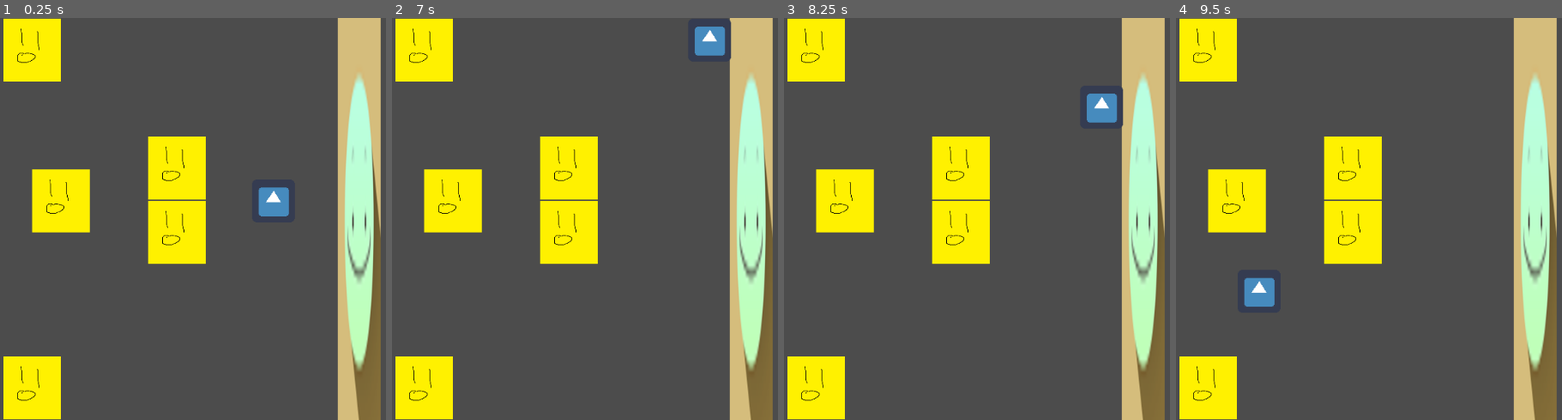
Above: before the commit, frames 1-4 (left to right).
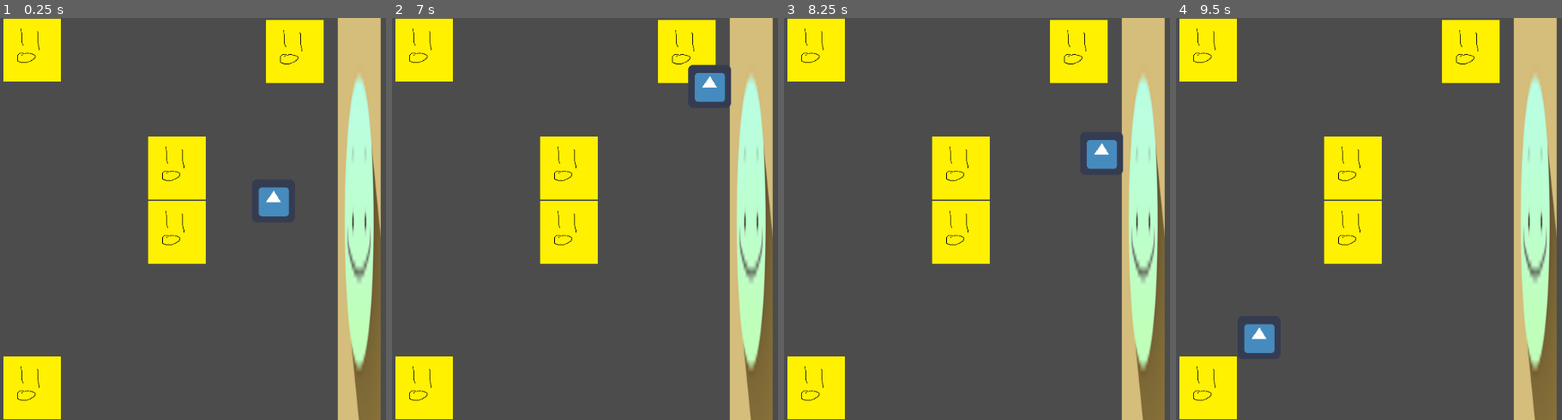
Above: after the commit, the same moments.

Repository: Lucianono/DinerWithMonster
Game: Godot game, scene res://on-site.tscn
Same seed, same stepped clock (60 frames per second), same inputs: the game is played once before the commit and once after it. The engine's default icon, where the game draws it, is replaced by a stand-in: a white triangle on a blue panel in a dark square.
Inputs (mouse positions are in pixels of both pictures, inside the frame that each line leads up to):
- Up to frame 1 (0.25 s): no input
- Up to frame 2 (7 s): tap Enter at 0.5, 2.75, 5 s; move the mouse to (outside the picture) at 0.52 s; hold Right (ui_right) 0.53-1.28 s; click (outside the picture) at 0.67 s; tap Space at 1.25, 4.25, 5.75 s; move the mouse to (596, 239) at 1.27 s; hold Down (ui_down) 1.28-2.03 s; move the mouse to (outside the picture) at 2.02 s; hold Right (ui_right) 2.03-2.78 s; move the mouse to (700, 299) at 2.77 s; hold Up (ui_up) 2.78-3.53 s; click (700, 299) at 2.92 s; move the mouse to (outside the picture) at 3.52 s; hold Left (ui_left) 3.53-5.03 s; move the mouse to (530, 158) at 4.27 s; move the mouse to (770, 219) at 5.02 s; hold Down (ui_down) 5.03-5.78 s; click (770, 219) at 5.17 s; move the mouse to (631, 118) at 5.77 s; hold Right (ui_right) 5.78-6.53 s; move the mouse to (outside the picture) at 6.52 s; hold Up (ui_up) from 6.53 s (still down)
- Up to frame 3 (8.25 s): move the mouse to (988, 239) at 7.27 s; release Up (ui_up) at 7.28 s; hold Right (ui_right) 7.28-8.03 s; click (988, 239) at 7.42 s; move the mouse to (outside the picture) at 8.02 s; hold Down (ui_down) from 8.03 s (still down)
- Up to frame 4 (9.5 s): move the mouse to (1484, 299) at 8.77 s; release Down (ui_down) at 8.78 s; hold Left (ui_left) from 8.78 s (still down)

The runs differ from the first frame. In frame 1, 4.8% of the frame differs, in the area x 8-84%, y 0-54%; in frame 2, 5.3%; in frame 3, 6.1%, in the area x 8-88%, y 0-54%; in frame 4, 5.9%.

Commit message:
prepearing

Diff:
--- a/on-site.tscn
+++ b/on-site.tscn
@@ -40,7 +40,7 @@
 position = Vector2( 48, 48 )
 
 [node name="Grill" parent="." instance=ExtResource( 9 )]
-position = Vector2( 91, 273 )
+position = Vector2( 440, 50 )
 
 [connection signal="ingredient_freed" from="ingredient-drop" to="." method="_on_ingredientdrop_ingredient_freed"]
 [connection signal="dish_freed" from="dish-ready" to="." method="_on_dishready_dish_freed"]
